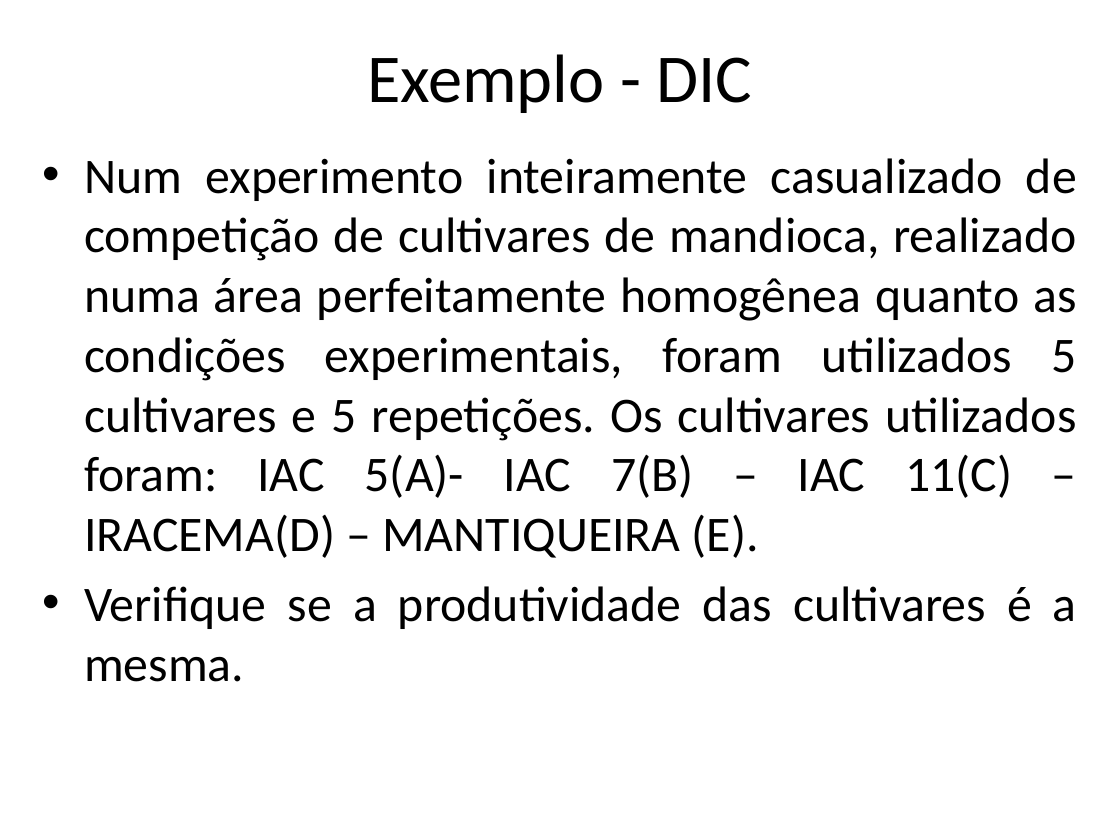
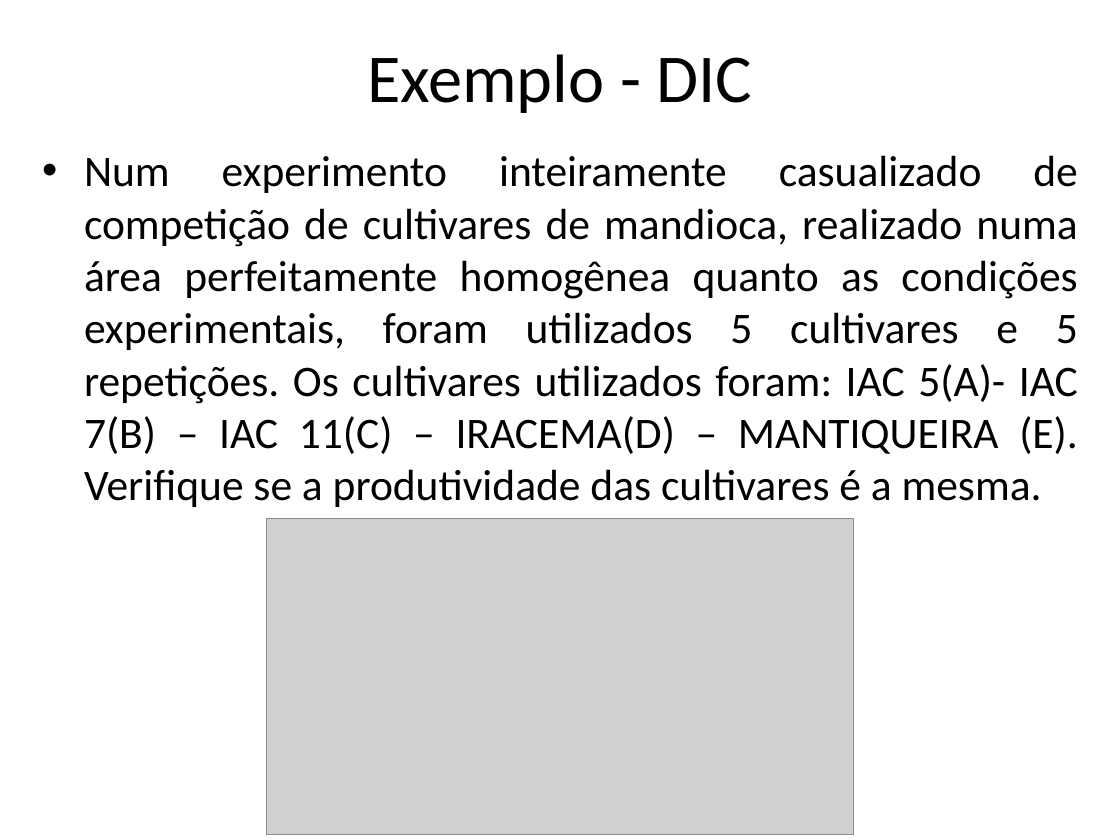
Before and after one commit to rickmangueira/aulas, a slide deck: slide 25 of DIC.pptx. Drawn at 1120x840 pixels with LibreOffice and Linux fonts; fonts in the diff are those of the drawing; grey boxes stand for pictures. Boxes give left, top, right and bottom in pixels: in the first picture for what was removed or moved away, otherwise in the second. Text is boxed around its words. In the diff, an @@ line names an element or a change of style, - is before the commit and + after.

```diff
--- a/DIC.pptx
+++ b/DIC.pptx
@@ text at (84, 155, 1078, 507): text changed; size 32 to 28 pt @@
-• Num experimento inteiramente casualizado de competição de cultivares de mandioca, realizado numa área perfeitamente homogênea quanto as condições experimentais, foram utilizados 5 cultivares e 5 repetições. Os cultivares utilizados foram: IAC 5(A)- IAC 7(B) – IAC 11(C) – IRACEMA(D) – MANTIQUEIRA (E).
-• Verifique se a produtividade das cultivares é a mesma.
+• Num experimento inteiramente casualizado de competição de cultivares de mandioca, realizado numa área perfeitamente homogênea quanto as condições experimentais, foram utilizados 5 cultivares e 5 repetições. Os cultivares utilizados foram: IAC 5(A)- IAC 7(B) – IAC 11(C) – IRACEMA(D) – MANTIQUEIRA (E). Verifique se a produtividade das cultivares é a mesma.
@@ picture added at (267, 519, 853, 834) @@
```
Also in this commit, not shown: 6 other slides changed, 1 other file.
